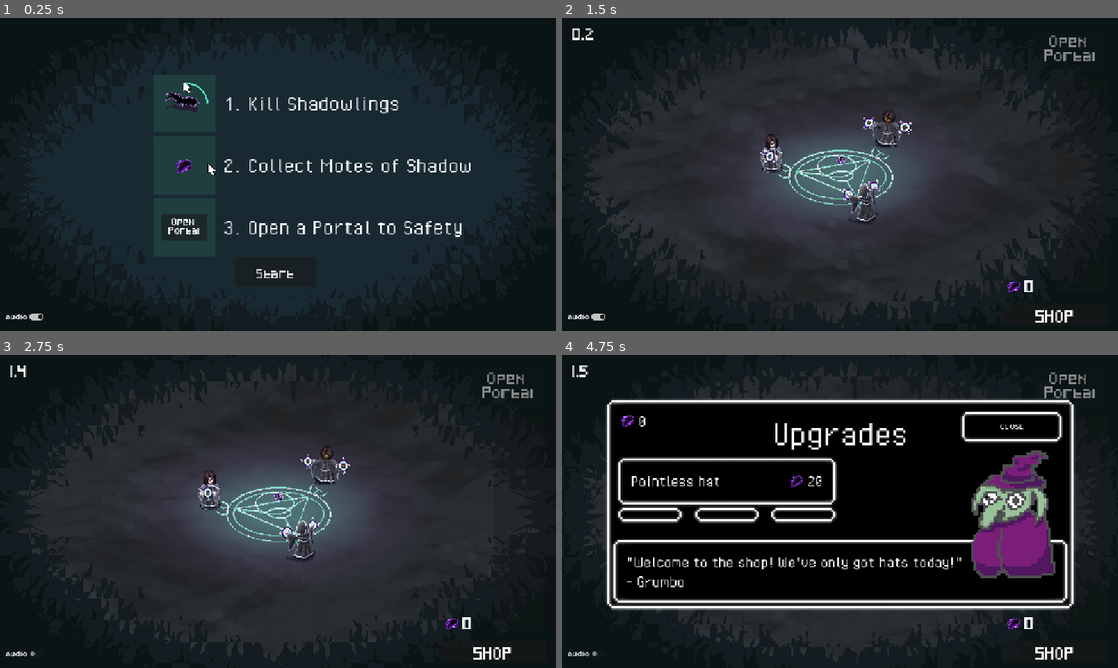
Above: before the commit, frames 1-4 (two rows, left to right).
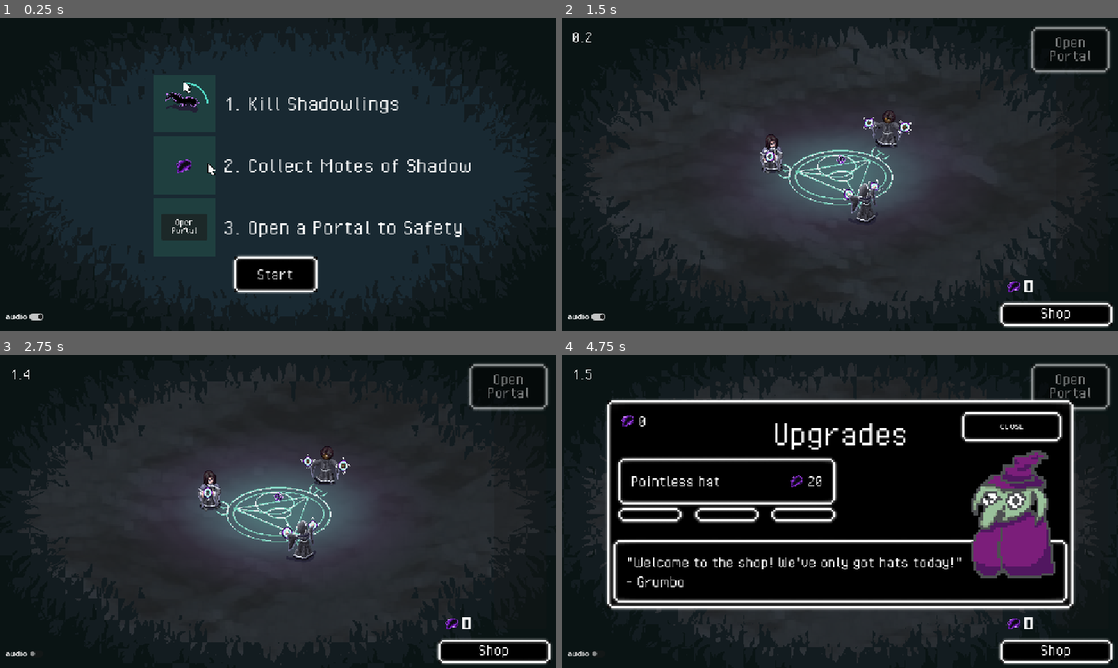
Above: after the commit, the same moments.

Repository: alifeee/loop
Game: Godot game, scene res://scenes/main.tscn
Same seed, same stepped clock (60 frames per second), same inputs: the game is played once before the commit and once after it. The engine's default icon, where the game draws it, is replaced by a stand-in: a white triangle on a blue panel in a dark square.
Inputs (mouse positions are in pixels of both pictures, inside the frame that each line leads up to):
- Up to frame 1 (0.25 s): no input
- Up to frame 2 (1.5 s): click "SHOP" (after the commit: "Shop") at 0.5 s; click "Start" at 1.25 s
- Up to frame 3 (2.75 s): click "audio" at 2 s
- Up to frame 4 (4.75 s): click "SHOP" (after the commit: "Shop") at 2.75 s; click (728, 489) at 3.5 s; click (728, 489) at 4.25 s

The runs differ from the first frame. In frame 1, 1.9% of the frame differs, in the area x 30-58%, y 64-88%; in frame 2, 1.7%; in frame 3, 1.7%; in frame 4, 1.7%.

Commit message:
Change the font to be consistent with the shop

Diff:
--- a/scenes/game_ui.tscn
+++ b/scenes/game_ui.tscn
@@ -63,11 +63,10 @@
 
 [node name="Text" type="Label" parent="TopLeftUI/Timer"]
 layout_mode = 1
-offset_top = -20.0
 offset_right = 88.0
-offset_bottom = 36.0
-theme_override_fonts/font = ExtResource("2_u2dgd")
-theme_override_font_sizes/font_size = 20
+offset_bottom = 56.0
+theme_override_fonts/font = ExtResource("9_3huio")
+theme_override_font_sizes/font_size = 36
 text = "00:00"
 
 [node name="KillCounter" type="Panel" parent="TopLeftUI"]
@@ -94,11 +93,10 @@
 [node name="Text" type="Label" parent="TopLeftUI/KillCounter"]
 layout_mode = 1
 offset_left = 34.0
-offset_top = -20.0
 offset_right = 94.0
-offset_bottom = 36.0
-theme_override_fonts/font = ExtResource("2_u2dgd")
-theme_override_font_sizes/font_size = 20
+offset_bottom = 56.0
+theme_override_fonts/font = ExtResource("9_3huio")
+theme_override_font_sizes/font_size = 36
 text = "999"
 
 [node name="Health" type="Panel" parent="TopLeftUI"]
@@ -124,11 +122,10 @@
 [node name="Text" type="Label" parent="TopLeftUI/Health"]
 layout_mode = 0
 offset_left = 32.0
-offset_top = -20.0
 offset_right = 92.0
-offset_bottom = 36.0
-theme_override_fonts/font = ExtResource("2_u2dgd")
-theme_override_font_sizes/font_size = 20
+offset_bottom = 56.0
+theme_override_fonts/font = ExtResource("9_3huio")
+theme_override_font_sizes/font_size = 36
 text = "999"
 
 [node name="Panel" type="Panel" parent="."]
@@ -152,6 +149,7 @@
 offset_left = -158.0
 offset_bottom = 90.0
 grow_horizontal = 0
+theme = ExtResource("7_o3bws")
 theme_override_fonts/font = ExtResource("2_u2dgd")
 theme_override_font_sizes/font_size = 32
 
@@ -162,6 +160,8 @@
 anchor_top = 0.5
 anchor_right = 0.5
 anchor_bottom = 0.5
+offset_top = -7.0
+offset_bottom = -7.0
 grow_horizontal = 2
 grow_vertical = 2
 
@@ -173,14 +173,15 @@
 anchor_right = 0.5
 anchor_bottom = 0.5
 offset_left = -44.0
-offset_top = -50.0
+offset_top = -28.0
 offset_right = 44.0
-offset_bottom = 6.0
-grow_horizontal = 2
-grow_vertical = 2
-theme_override_fonts/font = ExtResource("2_u2dgd")
-theme_override_font_sizes/font_size = 20
+offset_bottom = 28.0
+grow_horizontal = 2
+grow_vertical = 2
+theme_override_fonts/font = ExtResource("9_3huio")
+theme_override_font_sizes/font_size = 36
 text = "Open"
+horizontal_alignment = 1
 
 [node name="Portal" type="Label" parent="Panel/Close Portal Button/Panel"]
 layout_mode = 1
@@ -190,14 +191,14 @@
 anchor_right = 0.5
 anchor_bottom = 0.5
 offset_left = -54.0
-offset_top = -20.0
 offset_right = 54.0
-offset_bottom = 36.0
-grow_horizontal = 2
-grow_vertical = 2
-theme_override_fonts/font = ExtResource("2_u2dgd")
-theme_override_font_sizes/font_size = 20
+offset_bottom = 56.0
+grow_horizontal = 2
+grow_vertical = 2
+theme_override_fonts/font = ExtResource("9_3huio")
+theme_override_font_sizes/font_size = 36
 text = "Portal"
+horizontal_alignment = 1
 
 [node name="ProgressBar" type="ProgressBar" parent="Panel"]
 layout_mode = 1
@@ -258,11 +259,11 @@
 anchor_bottom = 1.0
 offset_left = -223.0
 offset_top = -37.0
+offset_right = 5.05499
 offset_bottom = 7.0
 grow_horizontal = 0
 grow_vertical = 0
-theme_override_fonts/font = ExtResource("2_u2dgd")
-theme_override_font_sizes/font_size = 32
+theme = ExtResource("7_o3bws")
 
 [node name="Close" type="Label" parent="Panel/Shop Button"]
 layout_mode = 1
@@ -272,14 +273,13 @@
 anchor_right = 0.5
 anchor_bottom = 0.5
 offset_left = -108.0
-offset_top = -28.0
+offset_top = -22.0
 offset_right = 108.0
-offset_bottom = 28.0
-grow_horizontal = 2
-grow_vertical = 2
-theme_override_fonts/font = ExtResource("2_u2dgd")
-theme_override_font_sizes/font_size = 20
-text = "SHOP"
+offset_bottom = 34.0
+grow_horizontal = 2
+grow_vertical = 2
+theme_override_fonts/font = ExtResource("9_3huio")
+text = "Shop"
 horizontal_alignment = 1
 
 [node name="GameEndContainer" type="Panel" parent="."]
@@ -301,12 +301,13 @@
 offset_left = -190.0
 offset_top = 36.0
 offset_right = 190.0
-offset_bottom = 176.0
+offset_bottom = 97.0
 grow_horizontal = 2
 theme = SubResource("Theme_djwj0")
-theme_override_fonts/font = ExtResource("2_u2dgd")
-theme_override_font_sizes/font_size = 50
+theme_override_fonts/font = ExtResource("9_3huio")
+theme_override_font_sizes/font_size = 80
 text = "Overrun!"
+horizontal_alignment = 1
 
 [node name="Panel" type="Panel" parent="GameEndContainer"]
 self_modulate = Color(0, 0, 0, 0.490196)
--- a/scenes/start.tscn
+++ b/scenes/start.tscn
@@ -1,16 +1,15 @@
-[gd_scene load_steps=23 format=3 uid="uid://c0wsuvtxawbo3"]
+[gd_scene load_steps=24 format=3 uid="uid://c0wsuvtxawbo3"]
 
 [ext_resource type="Script" uid="uid://snprantw3kcp" path="res://scripts/start.gd" id="1_u80x2"]
 [ext_resource type="Texture2D" uid="uid://bx70glaekxydg" path="res://assets/non-animations/background_placeholder.png" id="2_bodal"]
-[ext_resource type="FontFile" uid="uid://x8elntfmqlmu" path="res://assets/font/Pixeled.ttf" id="3_0auqf"]
 [ext_resource type="Texture2D" uid="uid://bj6ejut8c5jvt" path="res://assets/animations/tutorial/tut.png" id="3_bodal"]
+[ext_resource type="Theme" uid="uid://cf1qe0rwgm7fa" path="res://themes/default_ui_theme.tres" id="4_y16t7"]
 [ext_resource type="FontFile" uid="uid://duqiyll52frl1" path="res://assets/font/PixelOperator.ttf" id="5_y16t7"]
+[ext_resource type="Texture2D" uid="uid://yby0vxfu113f" path="res://assets/ui-element/modal.png" id="6_4ge6i"]
 
 [sub_resource type="Theme" id="Theme_8itgj"]
 default_font = ExtResource("5_y16t7")
 default_font_size = 50
-
-[sub_resource type="Theme" id="Theme_4ge6i"]
 
 [sub_resource type="AtlasTexture" id="AtlasTexture_kdmts"]
 atlas = ExtResource("3_bodal")
@@ -164,6 +163,18 @@
 "name": &"default2",
 "speed": 5.0
 }]
+
+[sub_resource type="StyleBoxTexture" id="StyleBoxTexture_8itgj"]
+texture = ExtResource("6_4ge6i")
+texture_margin_left = 16.0
+texture_margin_top = 16.0
+texture_margin_right = 16.0
+texture_margin_bottom = 16.0
+expand_margin_left = 8.0
+expand_margin_top = 8.0
+expand_margin_right = 8.0
+expand_margin_bottom = 8.0
+region_rect = Rect2(0, 0, 112, 112)
 
 [node name="Start" type="Node2D"]
 script = ExtResource("1_u80x2")
@@ -202,8 +213,9 @@
 offset_top = 495.0
 offset_right = 654.0
 offset_bottom = 556.0
-theme = SubResource("Theme_4ge6i")
-theme_override_fonts/font = ExtResource("3_0auqf")
+theme = ExtResource("4_y16t7")
+theme_override_fonts/font = ExtResource("5_y16t7")
+theme_override_font_sizes/font_size = 36
 text = "Start"
 
 [node name="AnimatedSprite2D3" type="AnimatedSprite2D" parent="."]
@@ -238,8 +250,6 @@
 offset_bottom = 495.0
 grow_horizontal = 0
 scale = Vector2(0.6, 0.6)
-theme_override_fonts/font = ExtResource("3_0auqf")
-theme_override_font_sizes/font_size = 32
 
 [node name="Panel" type="Panel" parent="Close Portal Button"]
 layout_mode = 1
@@ -250,8 +260,9 @@
 anchor_bottom = 0.5
 grow_horizontal = 2
 grow_vertical = 2
-
-[node name="Close" type="Label" parent="Close Portal Button/Panel"]
+theme_override_styles/panel = SubResource("StyleBoxTexture_8itgj")
+
+[node name="Close2" type="Label" parent="Close Portal Button/Panel"]
 layout_mode = 1
 anchors_preset = 8
 anchor_left = 0.5
@@ -259,16 +270,17 @@
 anchor_right = 0.5
 anchor_bottom = 0.5
 offset_left = -44.0
-offset_top = -50.0
+offset_top = -34.6667
 offset_right = 44.0
-offset_bottom = 6.0
+offset_bottom = 21.3333
 grow_horizontal = 2
 grow_vertical = 2
-theme_override_fonts/font = ExtResource("3_0auqf")
-theme_override_font_sizes/font_size = 20
+theme_override_fonts/font = ExtResource("5_y16t7")
+theme_override_font_sizes/font_size = 36
 text = "Open"
-
-[node name="Portal" type="Label" parent="Close Portal Button/Panel"]
+horizontal_alignment = 1
+
+[node name="Portal2" type="Label" parent="Close Portal Button/Panel"]
 layout_mode = 1
 anchors_preset = 8
 anchor_left = 0.5
@@ -276,11 +288,12 @@
 anchor_right = 0.5
 anchor_bottom = 0.5
 offset_left = -54.0
-offset_top = -20.0001
+offset_top = -6.66669
 offset_right = 54.0
-offset_bottom = 35.9999
+offset_bottom = 49.3333
 grow_horizontal = 2
 grow_vertical = 2
-theme_override_fonts/font = ExtResource("3_0auqf")
-theme_override_font_sizes/font_size = 20
+theme_override_fonts/font = ExtResource("5_y16t7")
+theme_override_font_sizes/font_size = 36
 text = "Portal"
+horizontal_alignment = 1
Not shown: 1 places in scenes/shop_button.tscn that only renumber resources
